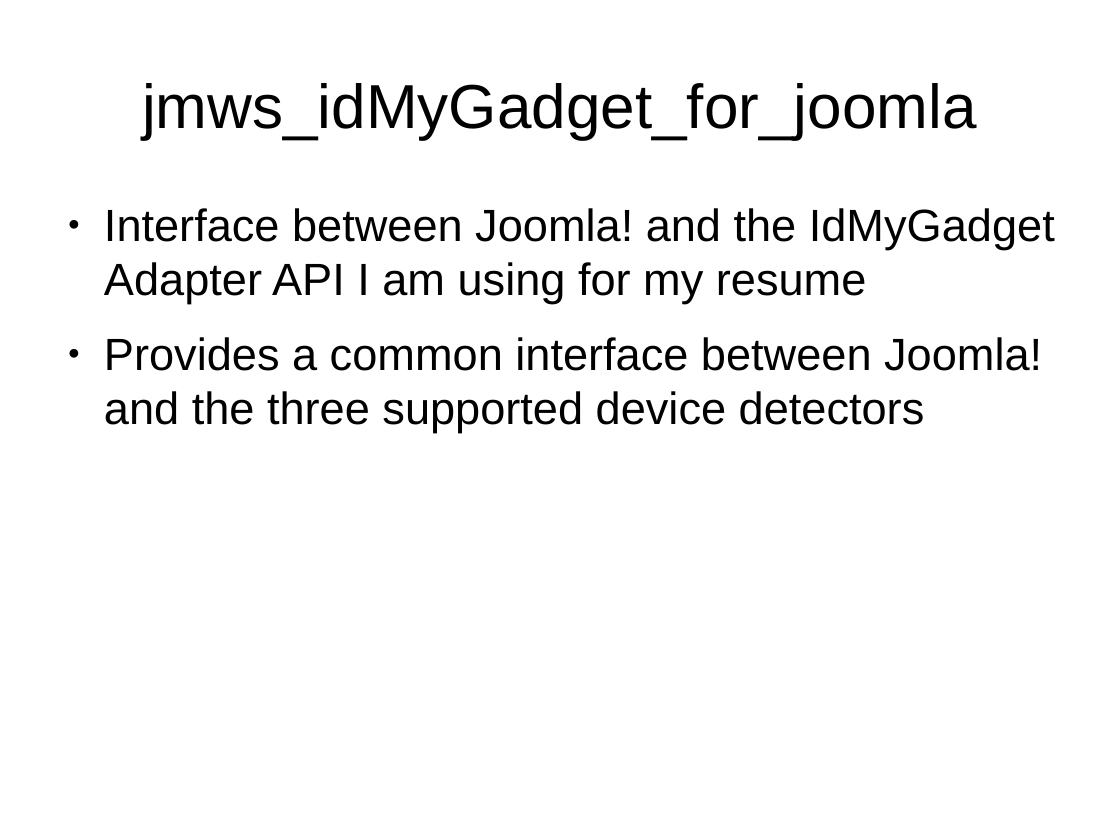
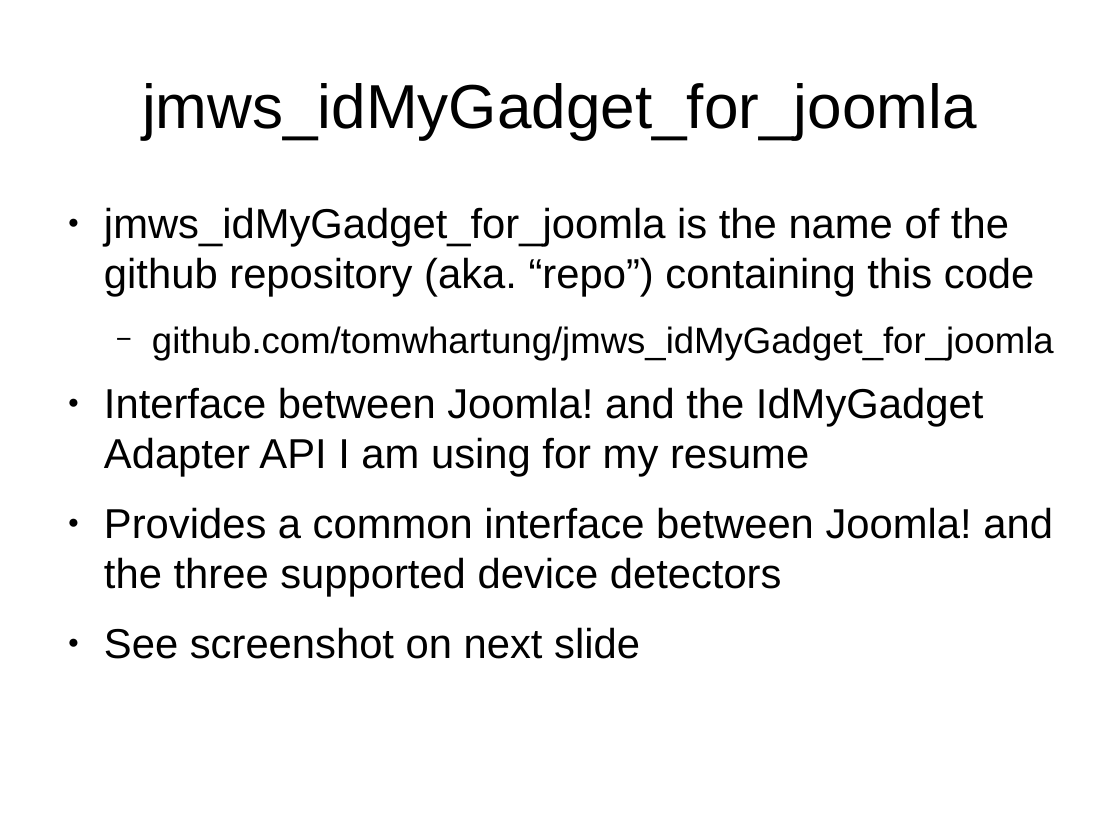
Before and after one commit to tomwhartung/jmws_accoutrements, a slide deck: slide 13 of presentations/2015_09-Joomla/Device_Detection-In_Protostar_and_Beez3.odp. Drawn at 1120x840 pixels with LibreOffice and Linux fonts; fonts in the diff are those of the drawing. Boxes give left, top, right and bottom in pixels: in the first picture for what was removed or moved away, otherwise in the second. Text is boxed around its words. In the diff, an @@ line names an element or a change of style, - is before the commit and + after.

```diff
--- a/presentations/2015_09-Joomla/Device_Detection-In_Protostar_and_Beez3.odp
+++ b/presentations/2015_09-Joomla/Device_Detection-In_Protostar_and_Beez3.odp
@@ text at <box>104,207,1054,360</box>: paragraphs added @@
+● jmws_idMyGadget_for_joomla is the name of the github repository (aka. “repo”) containing this code
+  − github.com/tomwhartung/jmws_idMyGadget_for_joomla
@@ text at <box>104,387,1053,597</box>: size 32 to 29.6 pt in "Interface between Joomla! and the IdMyGadget Adapter ...", "Provides a common interface between Joomla! and ..." @@
@@ text at <box>104,627,640,659</box>: paragraph added @@
+● See screenshot on next slide
```
Also in this commit, not shown: 4 other slides changed, 3 slides added, 1 slide removed, 1 other file.
